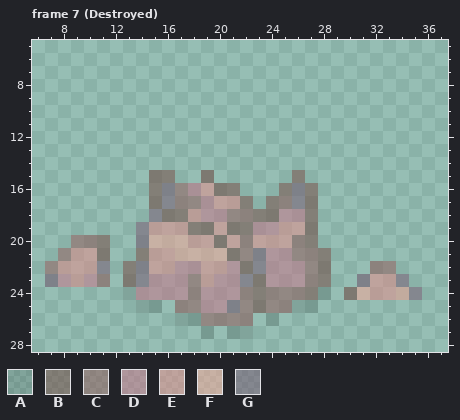
Pixel-art file: game/theslimeking/Assets/📦 External/AssetStore/SlimeMec/_Art/Sprites/Environment/env_brown_rockA2.aseprite. This is how it looked before the edit.
43x31 pixels, 10 frames. Pixels under 10% opacity are left out. Shown: frame 7 (Destroyed): x 6..37, y 5..28. The commit also changed other frames, which this record leaves out.
Palette (. is transparent): A #00000023  B #71413b80  C #8e525280  D #c76f8480  E #e8888780  F #faa49480  G #73506b80
Pixels before, frame 7 (Destroyed), first column x 7:
15 ........BB..B......B.........
16 ........BGCDEBB...BGB........
17 ........BGCCDEEB.BCGB........
18 ........GBBEDDCCBBDDB........
19 .......GEEEBBEBBDDEEB........
20 ..CCB..GFFFEEBECEEECB........
21 .CEEB..BEEFFFFBCGDDCCB.......
22 CEEEG.BGEEDDEEDBGDDDCB...CC..
23 GDEDC.BGDDDCEDDGBDDDCB..GEEG.
24 ......ADDDDCDDDCBCCCBA.BFEEFG
25 .......AA.CCDDGCBCCAA........
26 ..........AACCCC.A...........
27 ............A.AA.............
Once edited:
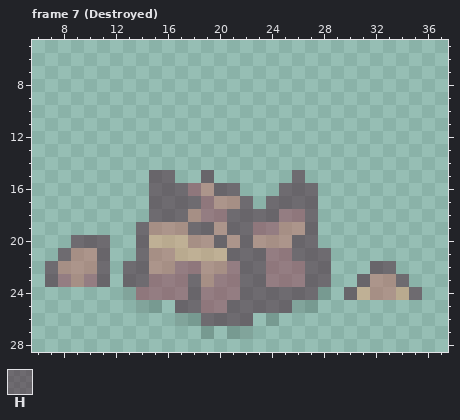
Colours new in this view: H #47182c80
Difference:
colour D: #c76f8480 -> #933d5080
colour E: #e8888780 -> #c26d6280
colour F: #faa49480 -> #e8a37780
Frame 7 (Destroyed):
y 15: x 15..16 BB -> HH; x 19 B -> H; x 26 B -> H
y 16: x 15..17 BGC -> HHH; x 20..21 BB -> HH; x 25..27 BGB -> HHH
y 17: x 15..18 BGCC -> HHHH; x 22 B -> H; x 24..27 BCGB -> HHHH
y 18: x 15..17 GBB -> HHH; x 21..24 CCBB -> HHHH; x 27 B -> H
y 19: x 14 G -> H; x 18..19 BB -> HH; x 21..22 BB -> HH; x 27 B -> H
y 20: x 9..11 CCB -> HHH; x 14 G -> H; x 20 B -> H; x 22 C -> H; x 26..27 CB -> HH
y 21: x 8 C -> H; x 11 B -> H; x 14 B -> H; x 21..23 BCG -> HHH; x 26..28 CCB -> HHH
y 22: x 7 C -> H; x 11 G -> H; x 13..14 BG -> HH; x 22..23 BG -> HH; x 27..28 CB -> HH; x 32..33 CC -> HH
y 23: x 7 G -> H; x 11 C -> H; x 13..14 BG -> HH; x 18 C -> H; x 22..23 GB -> HH; x 27..28 CB -> HH; x 31 G -> H; x 34 G -> H
y 24: x 18 C -> H; x 22..27 CBCCCB -> HHHHHH; x 30 B -> H; x 35 G -> H
y 25: x 17..18 CC -> HH; x 21..25 GCBCC -> HHHHH
y 26: x 19..22 CCCC -> HHHH
Boxes around the changes in both pictures, in picture pixels (x1, y1, x2, y2):
changed: (45, 170, 422, 326)
